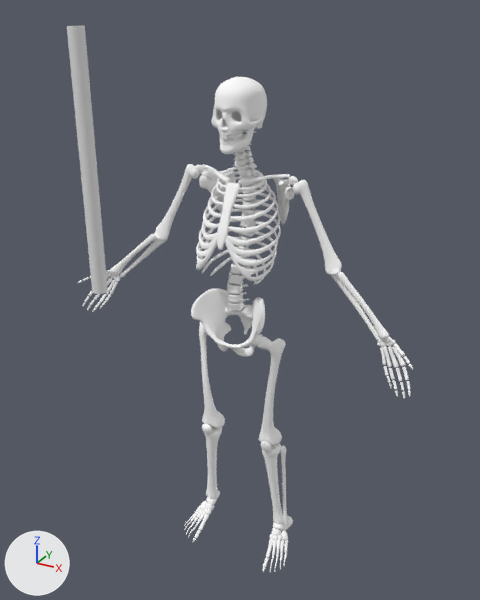
Renders of the Blender file Assets/External/Skeleton/fgc_skeletonNew.blend from each side of a commit.
One viewpoint serves both versions: a camera (50 mm lens) standing at (21.3, -39.7, 40.9) and looking at (1.2, -3.1, 22.7). Every picture has the same lights, and +X, +Y and +Z are marked at lower left.

Objects in the first picture: 'BONES_SPINE', 'Sword'.
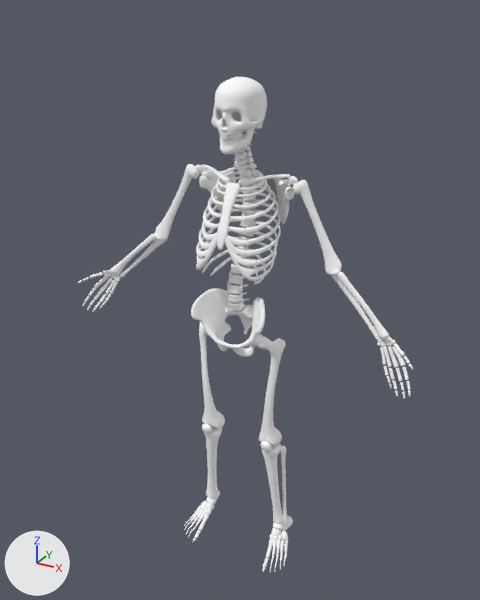
What differs and where, as boxes (x1, y1, x2, y2) in the pictures (480 x 600 px):
'Sword', deleted
    before: (67, 26, 108, 294)

The change, as a diff of the scene's bpy script:
```diff
--- a/Assets/External/Skeleton/fgc_skeletonNew.blend.py
+++ b/Assets/External/Skeleton/fgc_skeletonNew.blend.py
@@ ob_sword @@
-ob_sword = bpy.data.objects.new('Sword', me_cylinder_001)
-ob_sword.location = (-3.67, -11.64, 32.8)
-ob_sword.scale = (0.452, 0.452, 7.3)
```
